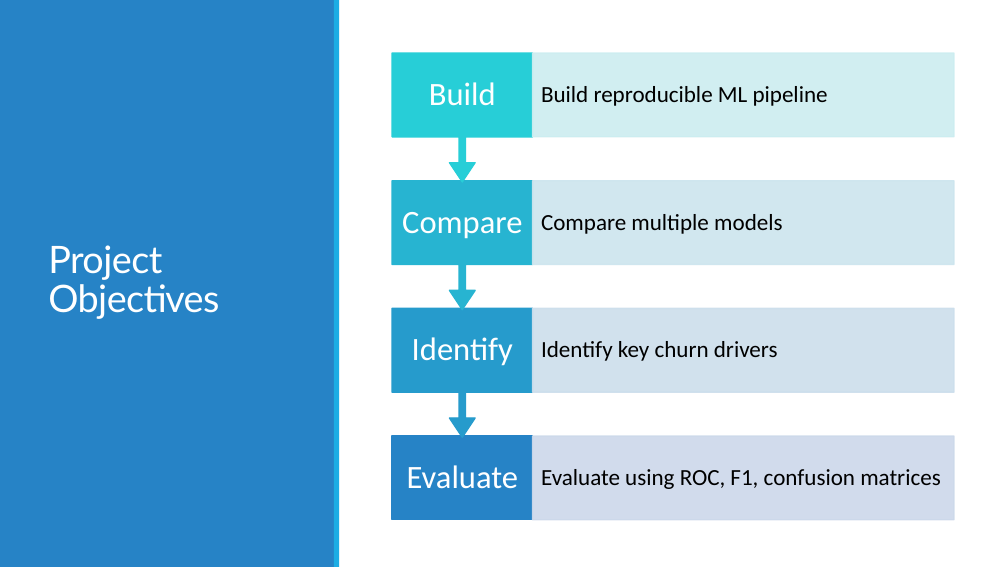
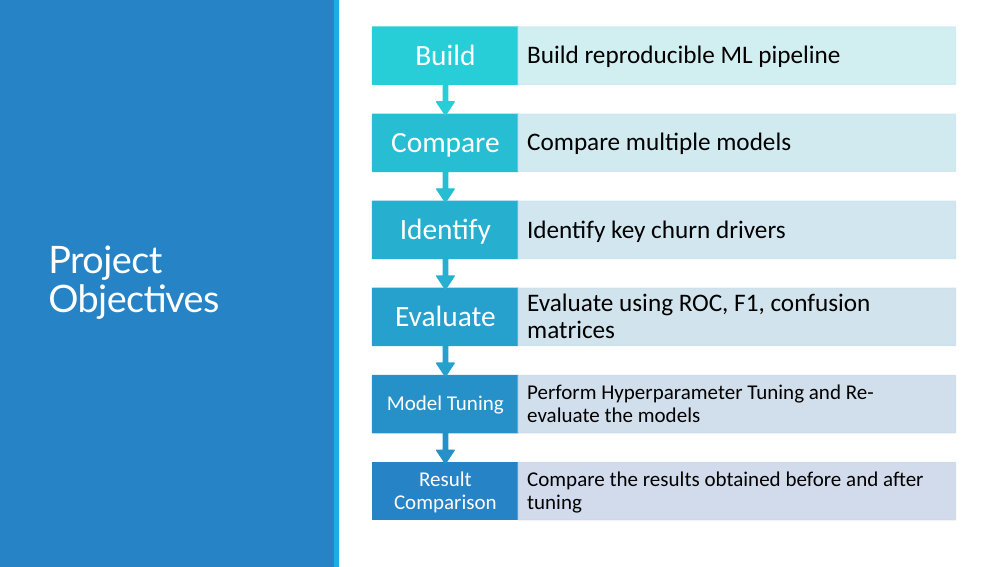
Before and after one commit to monikatyagiisc/customer-churn-prediction, a slide deck: slide 3 of reports/Customer_Churn_Prediction.pptx. Drawn at 1008x567 pixels with LibreOffice and Linux fonts; fonts in the diff are those of the drawing. Boxes give left, top, right and bottom in pixels: in the first picture for what was removed or moved away, otherwise in the second. Text is boxed around its words. In the diff, an @@ line names an element or a change of style, - is before the commit and + after.

Commit message:
Update Customer Churn Prediction presentation with revised content and visuals

```diff
--- a/reports/Customer_Churn_Prediction.pptx
+++ b/reports/Customer_Churn_Prediction.pptx
@@ text "Build": place and size @@
-text "Build" at (429,82,496,106)
+text "Build" at (415,44,475,66)
@@ up arrow callout: place and size @@
-up arrow callout at (392,53,533,182)
+up arrow callout at (373,27,519,115)
@@ text "Build reproducible ML pipeline": place and size @@
-text "Build reproducible ML pipeline" at (541,86,828,106)
+text "Build reproducible ML pipeline" at (527,45,840,67)
@@ rectangle: place and size @@
-rectangle at (532,53,954,137)
+rectangle at (519,27,956,85)
@@ text "Compare": place and size @@
-text "Compare" at (402,212,522,239)
+text "Compare" at (391,133,500,157)
@@ text "Compare multiple models": place and size @@
-text "Compare multiple models" at (541,214,782,234)
+text "Compare multiple models" at (527,132,791,154)
@@ group added at (373,114,956,513): 4 texts, 2 up arrow callouts, 2 rectangles @@
+Result Comparison
+Compare the results obtained before and after tuning
+Model Tuning
+Perform Hyperparameter Tuning and Re-evaluate the models
@@ text "Identify": place and size @@
-text "Identify" at (412,337,513,366)
+text "Identify" at (400,218,491,244)
@@ up arrow callout: place and size @@
-up arrow callout at (392,181,533,310)
+up arrow callout at (373,201,519,289)
@@ up arrow callout at (373,201,519,289): fill #27B4D1 to #27AFD0; outline #27B4D1 1.25 pt to #27AFD0 1.25 pt @@
@@ text "Identify key churn drivers": place and size @@
-text "Identify key churn drivers" at (541,341,778,361)
+text "Identify key churn drivers" at (527,220,786,242)
@@ rectangle: place and size @@
-rectangle at (532,181,954,265)
+rectangle at (519,201,956,259)
@@ rectangle at (519,201,956,259): fill #CDE5EE at 90% opacity to #CDE4EE at 90% opacity; outline #CDE5EE 1.25 pt to #CDE4EE 1.25 pt @@
@@ size 31 to 28 pt; less space between paragraphs in 4 elements at (415,44,475,66), (391,133,500,157), (400,218,491,244), (395,305,496,327) @@
@@ text "Evaluate": place and size @@
-text "Evaluate" at (407,465,518,489)
+text "Evaluate" at (395,305,496,327)
@@ up arrow callout: place and size @@
-up arrow callout at (392,309,533,438)
+up arrow callout at (373,288,519,376)
@@ up arrow callout at (373,288,519,376): fill #269BCC to #26A0CD; outline #269BCC 1.25 pt to #26A0CD 1.25 pt @@
@@ size 22 to 24 pt in 4 elements at (527,45,840,67), (527,132,791,154), (527,220,786,242), (527,293,871,338) @@
@@ text "Evaluate using ROC, F1, confusion ...": place and size @@
-text "Evaluate using ROC, F1, confusion ..." at (541,469,940,489)
+text "Evaluate using ROC, F1, confusion ..." at (527,293,871,338)
@@ rectangle: place and size @@
-rectangle at (532,309,954,392)
+rectangle at (519,288,956,346)
@@ rectangle at (519,288,956,346): fill #CDDFEC at 90% opacity to #CDE0ED at 90% opacity; outline #CDDFEC 1.25 pt to #CDE0ED 1.25 pt @@
@@ rectangle: place and size @@
-rectangle at (392,436,533,520)
+rectangle at (373,463,519,520)
@@ rectangle: place and size @@
-rectangle at (532,436,954,520)
+rectangle at (519,463,956,520)
```
Also in this commit, not shown: 7 other slides changed, 2 slides added, 5 slides removed.
